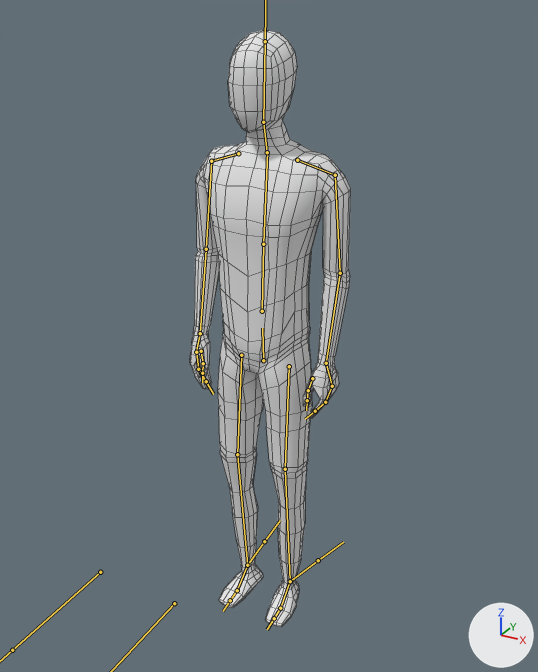
An edit to the FBX model Land of Leviathans/Assets/LandOfLeviathans/Models/man.fbx, drawn before and after from the same camera.
Camera for both pictures: a 50 mm camera at (0.982, -1.755, 1.855) aimed at (0.004, 0.025, 0.965). Every picture has the same lights, and +X, +Y and +Z are marked at lower right. Both versions are drawn at frame 2 of the action 'Armature|idle'; the numbers are the values there. The bones that bend it are drawn over the model as lines. Mesh edges are drawn as thin lines.
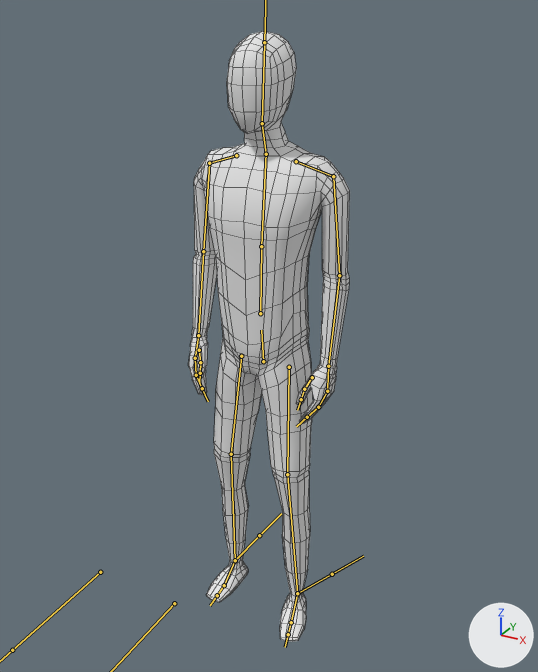
What differs and where, as boxes (x1, y1, x2, y2) in the pictures (538 x 672 px):
'Cube', posed: before (190, 30, 351, 627); after (188, 31, 350, 642)
bone 'hips', root to tip: before (263, 360) to (262, 328); after (263, 361) to (261, 330)
bone 'spine', root to tip: before (262, 311) to (263, 244); after (260, 313) to (261, 246)
bone 'chest', root to tip: before (263, 244) to (267, 151); after (261, 246) to (266, 152)
bone 'upper arm.L', root to tip: before (335, 175) to (340, 273); after (333, 176) to (339, 275)
bone 'lower arm.L', root to tip: before (340, 273) to (326, 363); after (339, 275) to (328, 366)
bone 'hand.L', root to tip: before (326, 363) to (331, 383); after (328, 366) to (327, 388)
bone 'fingers01.L', root to tip: before (332, 386) to (325, 402); after (327, 391) to (318, 407)
bone 'upper arm.R', root to tip: before (211, 161) to (206, 249); after (209, 163) to (203, 251)
bone 'lower arm.R', root to tip: before (206, 249) to (200, 333); after (203, 251) to (198, 335)
bone 'hand.R', root to tip: before (200, 333) to (196, 350); after (198, 335) to (195, 355)
bone 'fingers01.R', root to tip: before (196, 352) to (198, 369); after (195, 358) to (196, 375)
bone 'upper leg.L', root to tip: before (289, 366) to (285, 469); after (289, 367) to (287, 474)
bone 'lower leg.L', root to tip: before (285, 469) to (290, 581); after (287, 474) to (297, 593)
bone 'foot.L', root to tip: before (290, 581) to (280, 608); after (297, 593) to (291, 622)
bone 'upper leg.R', root to tip: before (241, 355) to (237, 454); after (241, 356) to (231, 454)
bone 'lower leg.R', root to tip: before (237, 454) to (247, 565); after (231, 454) to (235, 560)
bone 'foot.R', root to tip: before (247, 565) to (237, 590); after (235, 560) to (224, 585)
bone 'toes.R', root to tip: before (237, 590) to (230, 600); after (224, 585) to (217, 595)

Edits to the bpy script that builds the scene:
```text
Change bone_hips:
    where bone_hips = bpy.data.objects['Armature'].pose.bones['hips']
    bone_hips.location: (0.0, 0.0, 0.0) -> (0.0, -0.003, 0.0)
    bone_hips.rotation_quaternion: (1.0, -0.027, -0.001, 0.0) -> (1.0, 0.0, 0.0, 0.0)  # degrees (-3, 0, 0) -> degrees (0, 0, 0)
Change bone_spine:
    where bone_spine = bpy.data.objects['Armature'].pose.bones['spine']  # child of 'hips'
    bone_spine.rotation_quaternion: (1.0, 0.016, 0.001, 0.0) -> (1.0, 0.0, 0.0, 0.0)  # degrees (2, 0, 0) -> degrees (0, 0, 0)
Change bone_chest:
    where bone_chest = bpy.data.objects['Armature'].pose.bones['chest']  # child of 'spine'
    bone_chest.rotation_quaternion: (1.0, 0.023, -0.001, -0.001) -> (1.0, 0.0, 0.0, 0.0)  # degrees (3, 0, 0) -> degrees (0, 0, 0)
Change bone_upper_arm_l:
    where bone_upper_arm_l = bpy.data.objects['Armature'].pose.bones['upper arm.L']  # child of 'shoulder.L'
    bone_upper_arm_l.rotation_quaternion: (0.996, 0.011, -0.003, -0.094) -> (0.996, 0.0, -0.003, -0.091)  # degrees (1, 0, -11) -> degrees (0, 0, -10)
Change bone_lower_arm_l:
    where bone_lower_arm_l = bpy.data.objects['Armature'].pose.bones['lower arm.L']  # child of 'upper arm.L'
    bone_lower_arm_l.rotation_quaternion: (0.998, -0.023, 0.007, 0.065) -> (0.997, -0.042, 0.013, 0.071)  # degrees (-3, 1, 7) -> degrees (-5, 2, 8)
Change bone_hand_l:
    where bone_hand_l = bpy.data.objects['Armature'].pose.bones['hand.L']  # child of 'lower arm.L'
    bone_hand_l.rotation_quaternion: (0.982, -0.154, 0.073, -0.087) -> (0.985, -0.014, -0.013, -0.171)  # degrees (-18, 7, -11) -> degrees (-1, -2, -20)
Change bone_fingers01_l:
    where bone_fingers01_l = bpy.data.objects['Armature'].pose.bones['fingers01.L']  # child of 'hand.L'
    bone_fingers01_l.rotation_quaternion: (0.995, 0.009, 0.042, 0.095) -> (0.982, 0.0, 0.107, 0.157)  # degrees (1, 5, 11) -> degrees (2, 12, 18)
Change bone_upper_arm_r:
    where bone_upper_arm_r = bpy.data.objects['Armature'].pose.bones['upper arm.R']  # child of 'shoulder.R'
    bone_upper_arm_r.rotation_quaternion: (0.996, 0.011, 0.003, 0.094) -> (0.996, 0.0, 0.003, 0.091)  # degrees (1, 0, 11) -> degrees (0, 0, 10)
Change bone_lower_arm_r:
    where bone_lower_arm_r = bpy.data.objects['Armature'].pose.bones['lower arm.R']  # child of 'upper arm.R'
    bone_lower_arm_r.rotation_quaternion: (0.998, -0.023, -0.007, -0.065) -> (0.997, -0.042, -0.013, -0.071)  # degrees (-3, -1, -7) -> degrees (-5, -2, -8)
Change bone_hand_r:
    where bone_hand_r = bpy.data.objects['Armature'].pose.bones['hand.R']  # child of 'lower arm.R'
    bone_hand_r.rotation_quaternion: (0.982, -0.154, -0.073, 0.087) -> (0.985, -0.014, 0.013, 0.171)  # degrees (-18, -7, 11) -> degrees (-1, 2, 20)
Change bone_fingers01_r:
    where bone_fingers01_r = bpy.data.objects['Armature'].pose.bones['fingers01.R']  # child of 'hand.R'
    bone_fingers01_r.rotation_quaternion: (0.995, 0.009, -0.042, -0.095) -> (0.982, 0.0, -0.107, -0.157)  # degrees (1, -5, -11) -> degrees (2, -12, -18)
Change bone_upper_leg_l:
    where bone_upper_leg_l = bpy.data.objects['Armature'].pose.bones['upper leg.L']  # child of 'hips'
    bone_upper_leg_l.rotation_quaternion: (0.999, -0.008, -0.026, -0.026) -> (0.998, 0.055, -0.009, 0.002)  # degrees (-1, -3, -3) -> degrees (6, -1, 0)
Change bone_lower_leg_l:
    where bone_lower_leg_l = bpy.data.objects['Armature'].pose.bones['lower leg.L']  # child of 'upper leg.L'
    bone_lower_leg_l.rotation_quaternion: (0.999, -0.034, 0.0, -0.002) -> (0.999, -0.051, 0.0, -0.003)  # degrees (-4, 0, 0) -> degrees (-6, 0, 0)
Change bone_foot_l:
    where bone_foot_l = bpy.data.objects['Armature'].pose.bones['foot.L']  # child of 'lower leg.L'
    bone_foot_l.rotation_quaternion: (0.996, -0.021, -0.082, 0.008) -> (0.987, -0.018, -0.141, 0.077)  # degrees (-3, -9, 1) -> degrees (-3, -16, 9)
Change bone_upper_leg_r:
    where bone_upper_leg_r = bpy.data.objects['Armature'].pose.bones['upper leg.R']  # child of 'hips'
    bone_upper_leg_r.rotation_quaternion: (0.999, -0.008, 0.024, 0.026) -> (1.0, 0.029, 0.009, -0.003)  # degrees (-1, 3, 3) -> degrees (3, 1, 0)
Change bone_lower_leg_r:
    where bone_lower_leg_r = bpy.data.objects['Armature'].pose.bones['lower leg.R']  # child of 'upper leg.R'
    bone_lower_leg_r.rotation_quaternion: (0.999, -0.035, 0.0, 0.002) -> (0.999, -0.049, 0.0, 0.003)  # degrees (-4, 0, 0) -> degrees (-6, 0, 0)
Change bone_foot_r:
    where bone_foot_r = bpy.data.objects['Armature'].pose.bones['foot.R']  # child of 'lower leg.R'
    bone_foot_r.rotation_quaternion: (0.996, -0.021, 0.082, -0.008) -> (1.0, 0.019, -0.006, 0.008)  # degrees (-3, 9, -1) -> degrees (2, -1, 1)
Change bone_toes_r:
    where bone_toes_r = bpy.data.objects['Armature'].pose.bones['toes.R']  # child of 'foot.R'
    bone_toes_r.rotation_quaternion: (0.992, 0.035, -0.104, 0.062) -> (1.0, 0.0, 0.0, 0.0)  # degrees (3, -12, 7) -> degrees (0, 0, 0)
```
